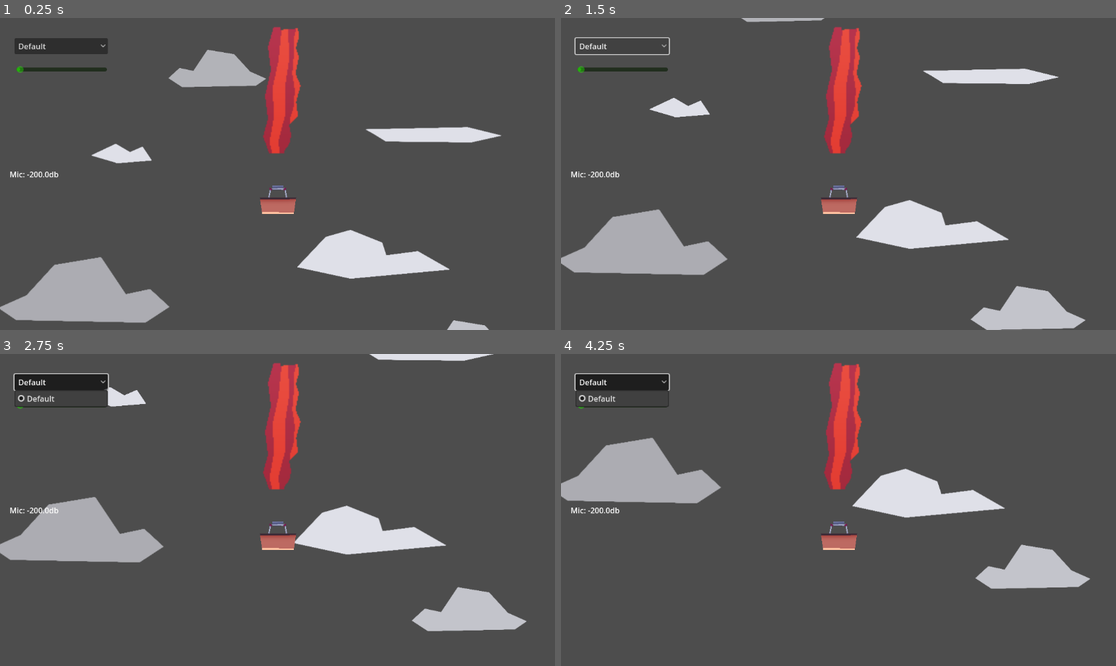
Above: before the commit, frames 1-4 (two rows, left to right).
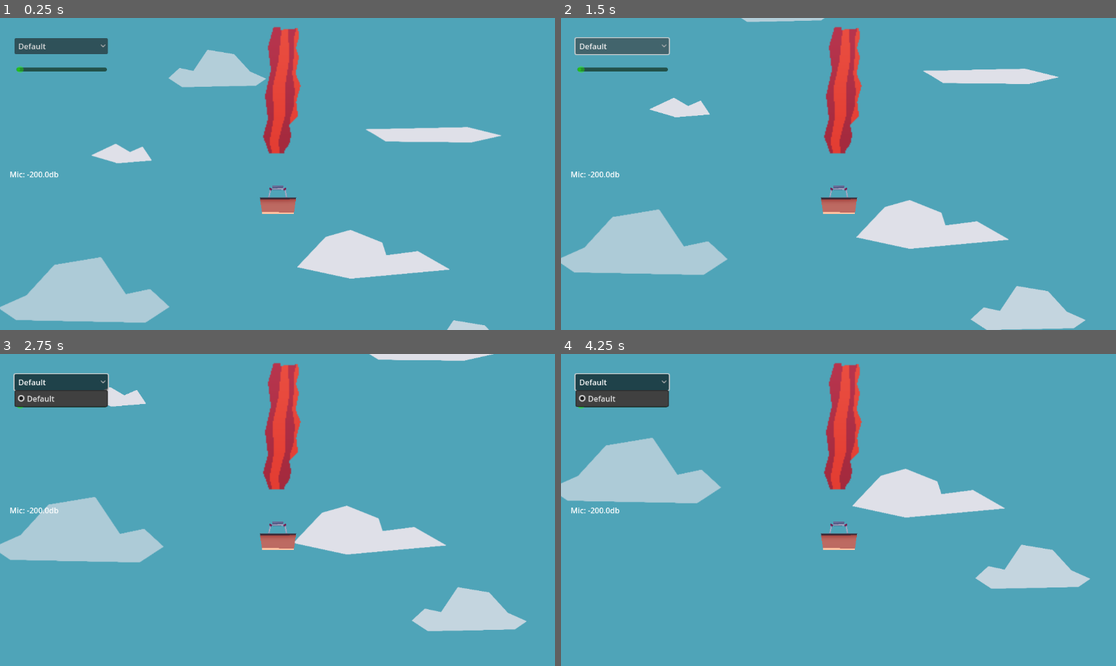
Above: after the commit, the same moments.

Repository: Fabianofski/minijam-191
Game: Godot game, scene res://scenes/game/game.tscn
The game is run twice, just before and just after one commit, with the same random seed, the same clock (stepped at 60 frames per second) and the same inputs.
Inputs (mouse positions are in pixels of both pictures, inside the frame that each line leads up to):
- Up to frame 1 (0.25 s): no input
- Up to frame 2 (1.5 s): click "Default" at 0.5 s; click "Default" at 1.25 s
- Up to frame 3 (2.75 s): click "Default" at 2 s
- Up to frame 4 (4.25 s): move the mouse to (960, 494) at 2.77 s; move the mouse to (727, 525) at 3.52 s

The runs differ from the first frame. In frame 1, 94% of the frame differs, in the area x 0-100%, y 0-100%; in frame 2, 92%; in frame 3, 92%; in frame 4, 93%.

Commit message:
add: Background colour

Diff:
--- a/project.godot
+++ b/project.godot
@@ -29,3 +29,4 @@
 
 renderer/rendering_method="gl_compatibility"
 renderer/rendering_method.mobile="gl_compatibility"
+environment/defaults/default_clear_color=Color(0.309804, 0.643137, 0.721569, 1)
--- a/scenes/game/obstacles/bird/bird.tscn
+++ b/scenes/game/obstacles/bird/bird.tscn
@@ -1,8 +1,23 @@
-[gd_scene load_steps=4 format=3 uid="uid://bbjlrjxkwkk3r"]
+[gd_scene load_steps=6 format=3 uid="uid://bbjlrjxkwkk3r"]
 
 [ext_resource type="PackedScene" uid="uid://df2edejk6rln2" path="res://scenes/game/obstacles/obstacle.tscn" id="1_vth8d"]
 [ext_resource type="Texture2D" uid="uid://cx7ixpdidokq8" path="res://scenes/game/obstacles/bird/bird_spr.png" id="2_an0dm"]
 [ext_resource type="Texture2D" uid="uid://bdvxaxg4daff5" path="res://scenes/game/obstacles/bird/bird_wing_0_spr.png" id="3_tbp7n"]
+[ext_resource type="Texture2D" uid="uid://c2rpq08uws4vp" path="res://scenes/game/obstacles/bird/bird_wing_1_spr.png" id="4_tbp7n"]
+
+[sub_resource type="SpriteFrames" id="SpriteFrames_70gd6"]
+animations = [{
+"frames": [{
+"duration": 1.0,
+"texture": ExtResource("3_tbp7n")
+}, {
+"duration": 1.0,
+"texture": ExtResource("4_tbp7n")
+}],
+"loop": true,
+"name": &"default",
+"speed": 5.0
+}]
 
 [node name="Obstacle" instance=ExtResource("1_vth8d")]
 speed_multiplier = Vector2(50, 1)
@@ -12,6 +27,8 @@
 position = Vector2(0, 0)
 texture = ExtResource("2_an0dm")
 
-[node name="Sprite2D" type="Sprite2D" parent="Sprite2D" index="0"]
-position = Vector2(0, 8)
-texture = ExtResource("3_tbp7n")
+[node name="AnimatedSprite2D" type="AnimatedSprite2D" parent="Sprite2D" index="0"]
+position = Vector2(11, -3)
+sprite_frames = SubResource("SpriteFrames_70gd6")
+autoplay = "default"
+frame_progress = 0.414465
--- a/scenes/game/obstacles/obstacle.gd
+++ b/scenes/game/obstacles/obstacle.gd
@@ -9,16 +9,20 @@
 
 func _ready():
 	var sprite = $Sprite2D
+	var wing = $Sprite2D/AnimatedSprite2D
 	if randomize_speed:
 		speed_multiplier *= randf_range(0.6, 1.4)
 	if randomize_brightness:
 		sprite.self_modulate.a = randf_range(0.5, 1.0)
 	if randomize_size:
-		sprite.scale *= randf_range(0.6, 1.4)
+		var scale = randf_range(0.6, 1.4)
+		sprite.scale *= scale
+		#wing.scale *= scale ALERT: Somehow broken!!!
 	if randomize_flip:
 		sprite.flip_h = randf() < 0.5
 		if sprite.flip_h:
 			speed_multiplier.x = -speed_multiplier.x
+		#wing.flip_h = sprite.flip_h ALERT: Somehow broken!!!
 
 func _process(delta: float) -> void:
 	position.y -= delta * GameManager.current_speed * speed_multiplier.y
